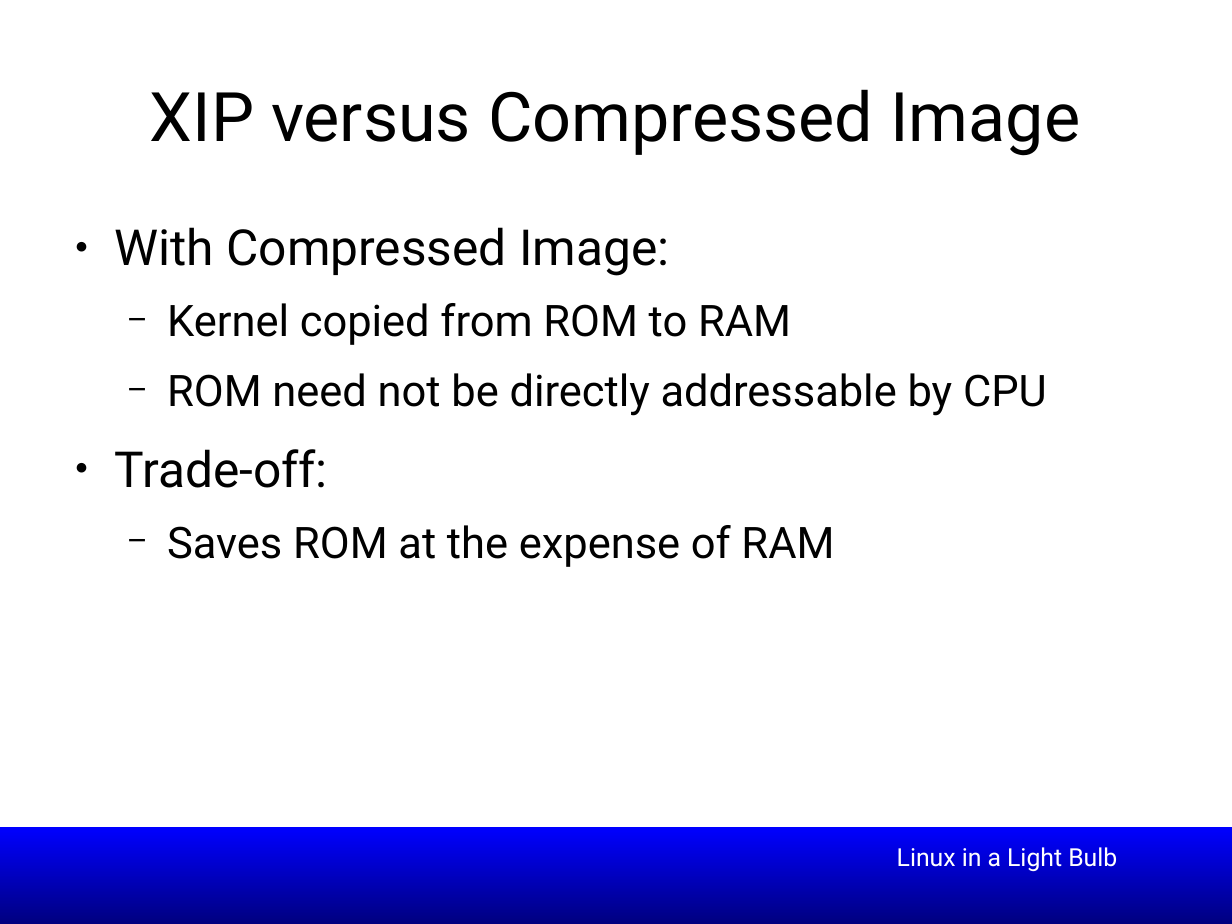
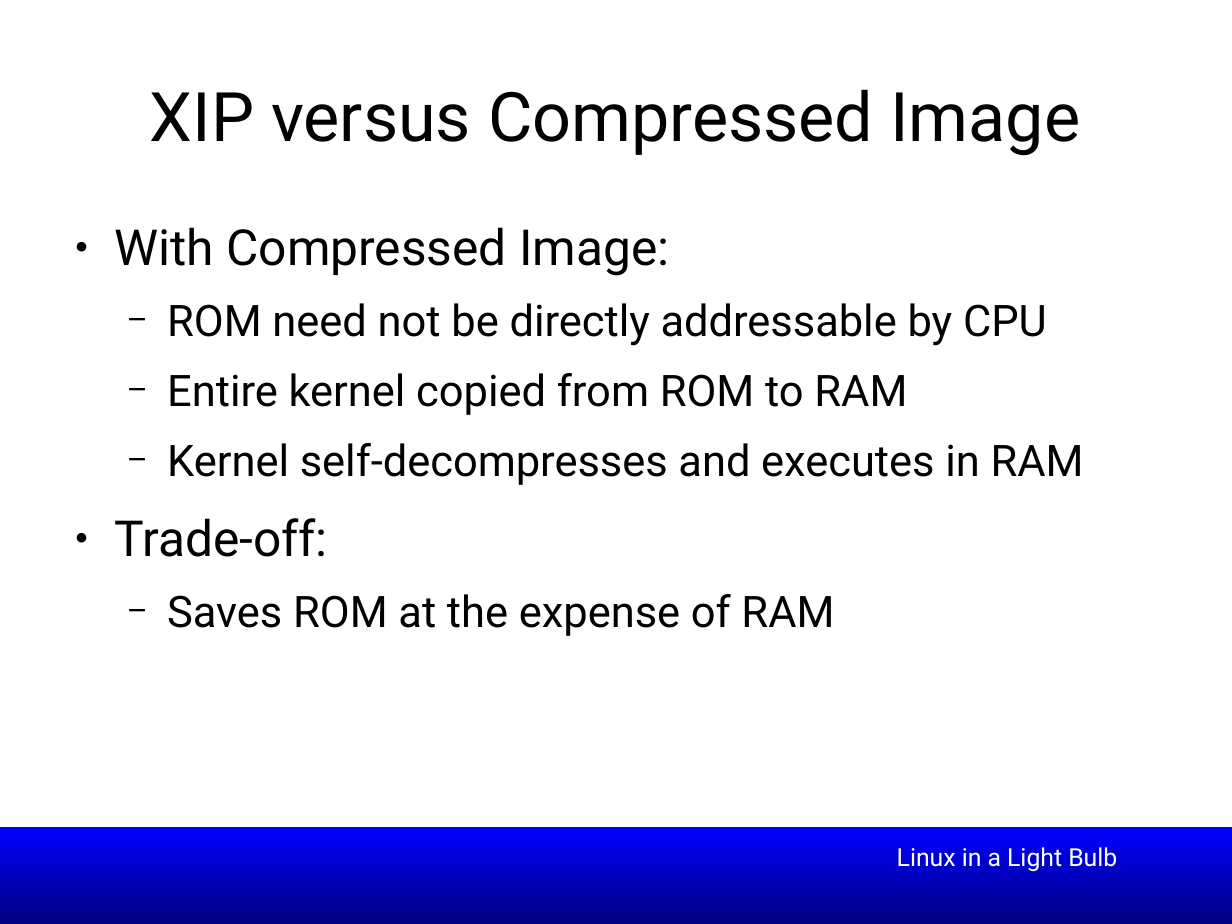
Before and after one commit to smipi1/elce2015, a slide deck: slide 7 of presentations/Linux_In_a_Lightbulb-Where_are_we_on_tinification-ELCE2015.odp. Drawn at 1232x924 pixels with LibreOffice and Linux fonts; fonts in the diff are those of the drawing; background and template pictures are left out. Boxes give left, top, right and bottom in pixels: in the first picture for what was removed or moved away, otherwise in the second. Text is boxed around its words. In the diff, an @@ line names an element or a change of style, - is before the commit and + after.

```diff
--- a/presentations/Linux_In_a_Lightbulb-Where_are_we_on_tinification-ELCE2015.odp
+++ b/presentations/Linux_In_a_Lightbulb-Where_are_we_on_tinification-ELCE2015.odp
@@ text at [167, 303, 791, 345]: paragraph removed @@
-  − Kernel copied from ROM to RAM
@@ text at [167, 373, 1084, 485]: paragraphs added @@
+  − Entire kernel copied from ROM to RAM
+  − Kernel self-decompresses and executes in RAM
```
Also in this commit, not shown: 12 other slides changed, 1 slide removed.
